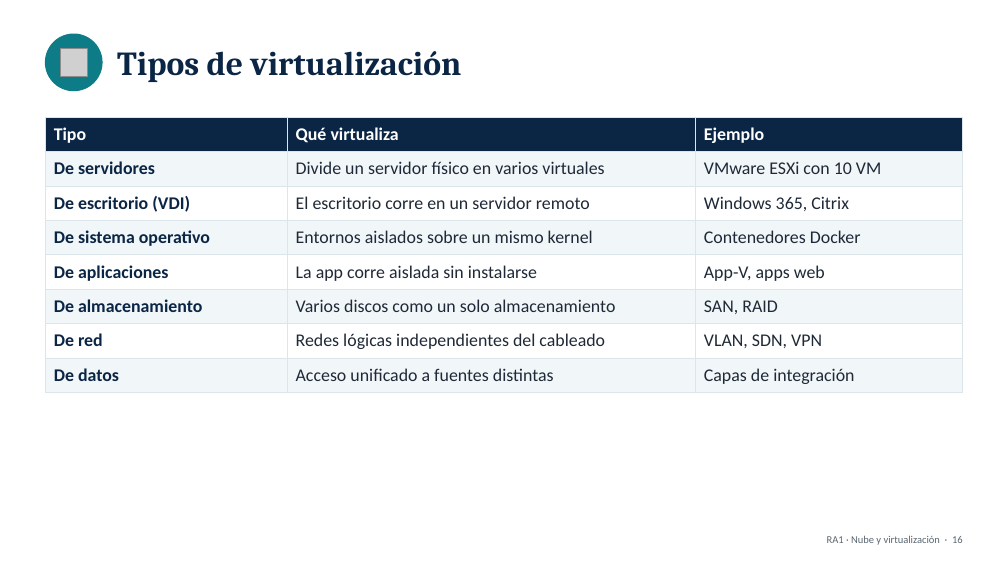
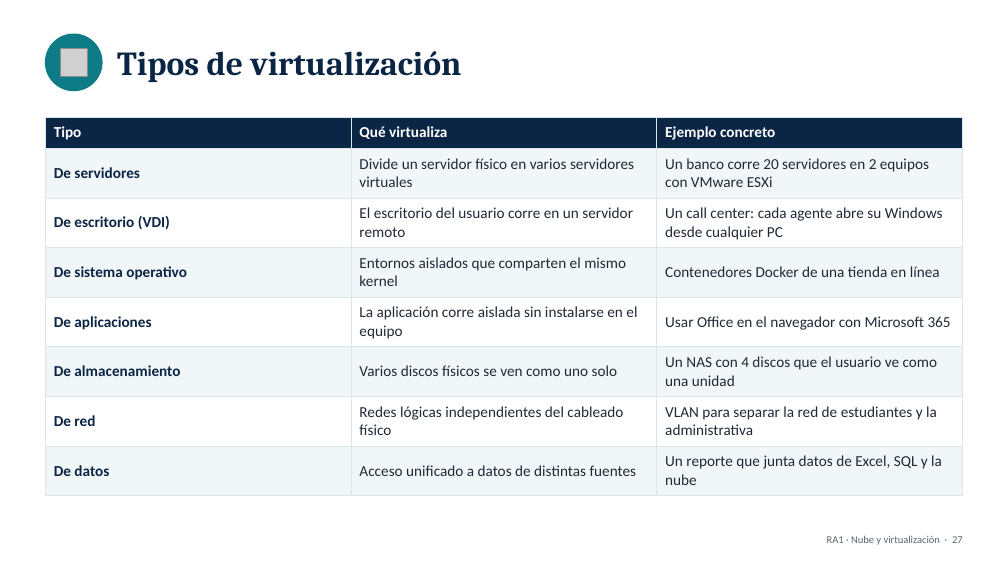
Before and after one commit to HrndzEricka/CABANA, a slide deck: slide 28 of 11-3/presentaciones/RA1_Nube_y_Virtualizacion.pptx (slide 17 before the commit). Drawn at 1008x567 pixels with LibreOffice and Linux fonts; fonts in the diff are those of the drawing; grey boxes stand for pictures. Boxes give left, top, right and bottom in pixels: in the first picture for what was removed or moved away, otherwise in the second. Text is boxed around its words. In the diff, an @@ line names an element or a change of style, - is before the commit and + after.

```diff
--- a/11-3/presentaciones/RA1_Nube_y_Virtualizacion.pptx
+++ b/11-3/presentaciones/RA1_Nube_y_Virtualizacion.pptx
@@ table at <box>45,117,962,489</box> @@
-row 1, column 3: Ejemplo
+row 1, column 3: Ejemplo concreto
-row 2, column 2: Divide un servidor físico en varios virtuales
+row 2, column 2: Divide un servidor físico en varios servidores virtuales
-row 2, column 3: VMware ESXi con 10 VM
+row 2, column 3: Un banco corre 20 servidores en 2 equipos con VMware ESXi
-row 3, column 2: El escritorio corre en un servidor remoto
+row 3, column 2: El escritorio del usuario corre en un servidor remoto
-row 3, column 3: Windows 365, Citrix
+row 3, column 3: Un call center: cada agente abre su Windows desde cualquier PC
-row 4, column 2: Entornos aislados sobre un mismo kernel
+row 4, column 2: Entornos aislados que comparten el mismo kernel
-row 4, column 3: Contenedores Docker
+row 4, column 3: Contenedores Docker de una tienda en línea
-row 5, column 2: La app corre aislada sin instalarse
+row 5, column 2: La aplicación corre aislada sin instalarse en el equipo
-row 5, column 3: App-V, apps web
+row 5, column 3: Usar Office en el navegador con Microsoft 365
-row 6, column 2: Varios discos como un solo almacenamiento
+row 6, column 2: Varios discos físicos se ven como uno solo
-row 6, column 3: SAN, RAID
+row 6, column 3: Un NAS con 4 discos que el usuario ve como una unidad
-row 7, column 2: Redes lógicas independientes del cableado
+row 7, column 2: Redes lógicas independientes del cableado físico
-row 7, column 3: VLAN, SDN, VPN
+row 7, column 3: VLAN para separar la red de estudiantes y la administrativa
-row 8, column 2: Acceso unificado a fuentes distintas
+row 8, column 2: Acceso unificado a datos de distintas fuentes
-row 8, column 3: Capas de integración
+row 8, column 3: Un reporte que junta datos de Excel, SQL y la nube
@@ size 17 to 14.5 pt in "Tipo", "Qué virtualiza", "De servidores", "De escritorio (VDI)" and 5 more places @@
@@ text at <box>827,535,963,545</box>: text changed @@
-RA1 · Nube y virtualización · 16
+RA1 · Nube y virtualización · 27
```
Also in this commit, not shown: 26 other slides changed, 30 slides added, 5 slides removed, 4 other files.
